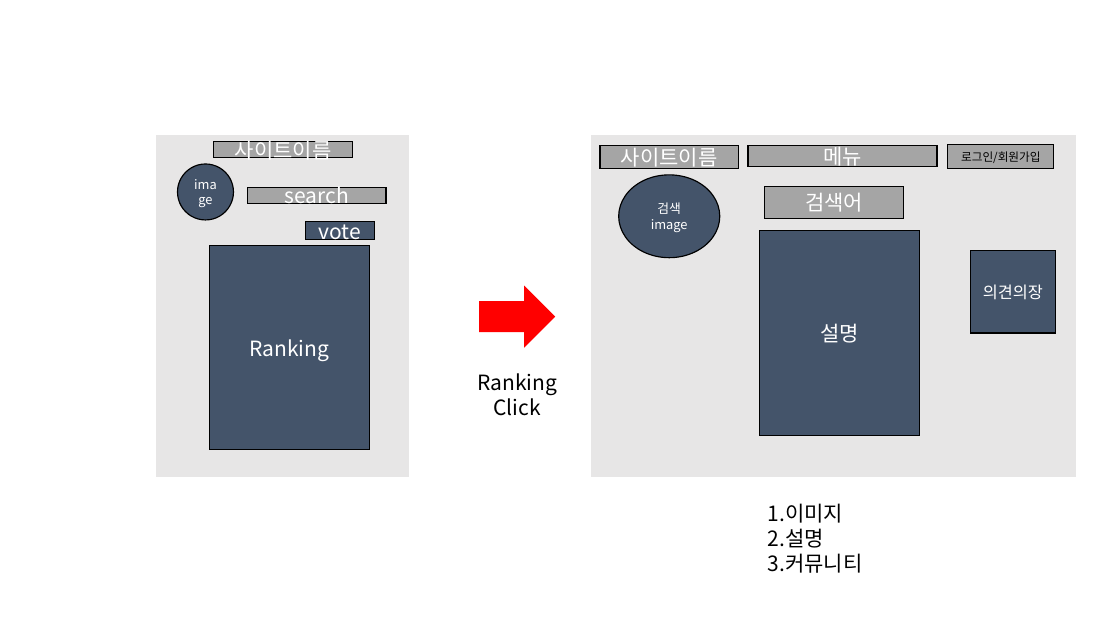
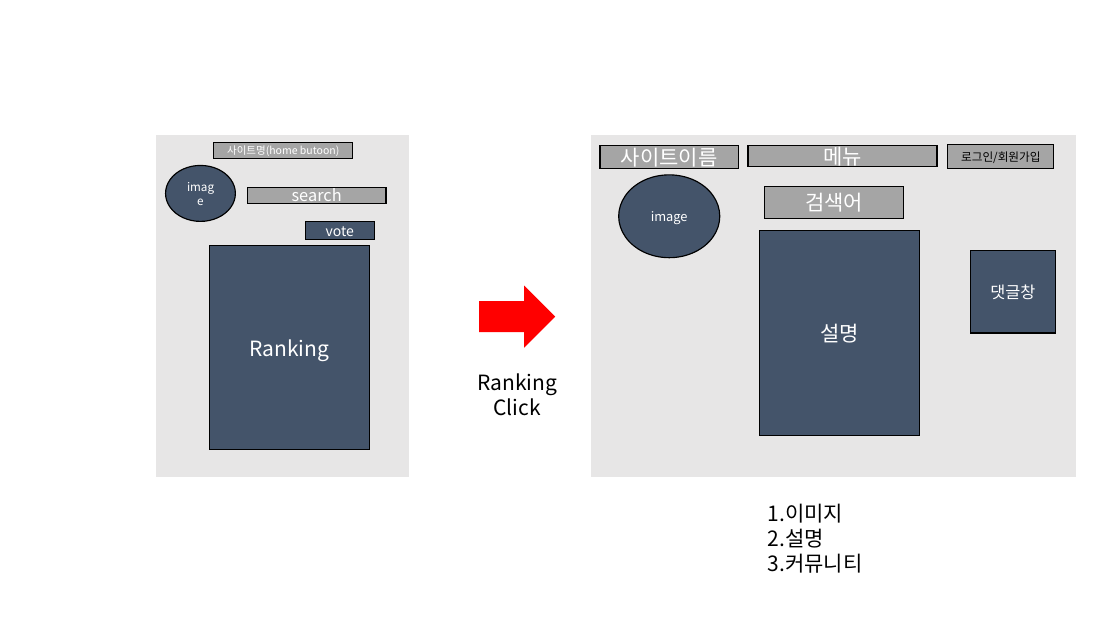
Before and after one commit to What-The-Pork/meeting-log, a slide deck: slide 3 of 5월20일 팀프로젝트 프로토타입.pptx. Drawn at 1120x630 pixels with LibreOffice and Linux fonts; fonts in the diff are those of the drawing. Boxes give left, top, right and bottom in pixels: in the first picture for what was removed or moved away, otherwise in the second. Text is boxed around its words. In the diff, an @@ line names an element or a change of style, - is before the commit and + after.

```diff
--- a/5월20일 팀프로젝트 프로토타입.pptx
+++ b/5월20일 팀프로젝트 프로토타입.pptx
@@ text in rectangle at (227,145,339,156): text changed; size 18 to 9 pt @@
-사이트이름
+사이트명(home butoon)
@@ ellipse "image": place and size @@
-ellipse "image" at (177,164,234,220)
+ellipse "image" at (166,166,235,222)
@@ ellipse "image" at (166,166,235,222): size 11 to 10 pt @@
@@ rectangle "search" at (247,187,386,203): size 18 to 14 pt @@
@@ rectangle "vote" at (305,222,375,239): size 18 to 12 pt @@
@@ text in ellipse at (651,211,688,224): text changed @@
-검색image
+image
@@ text in rectangle at (990,284,1035,299): text changed @@
-의견의장
+댓글창
```
Also in this commit, not shown: 4 other slides changed, 1 slide added, 4 other files.
